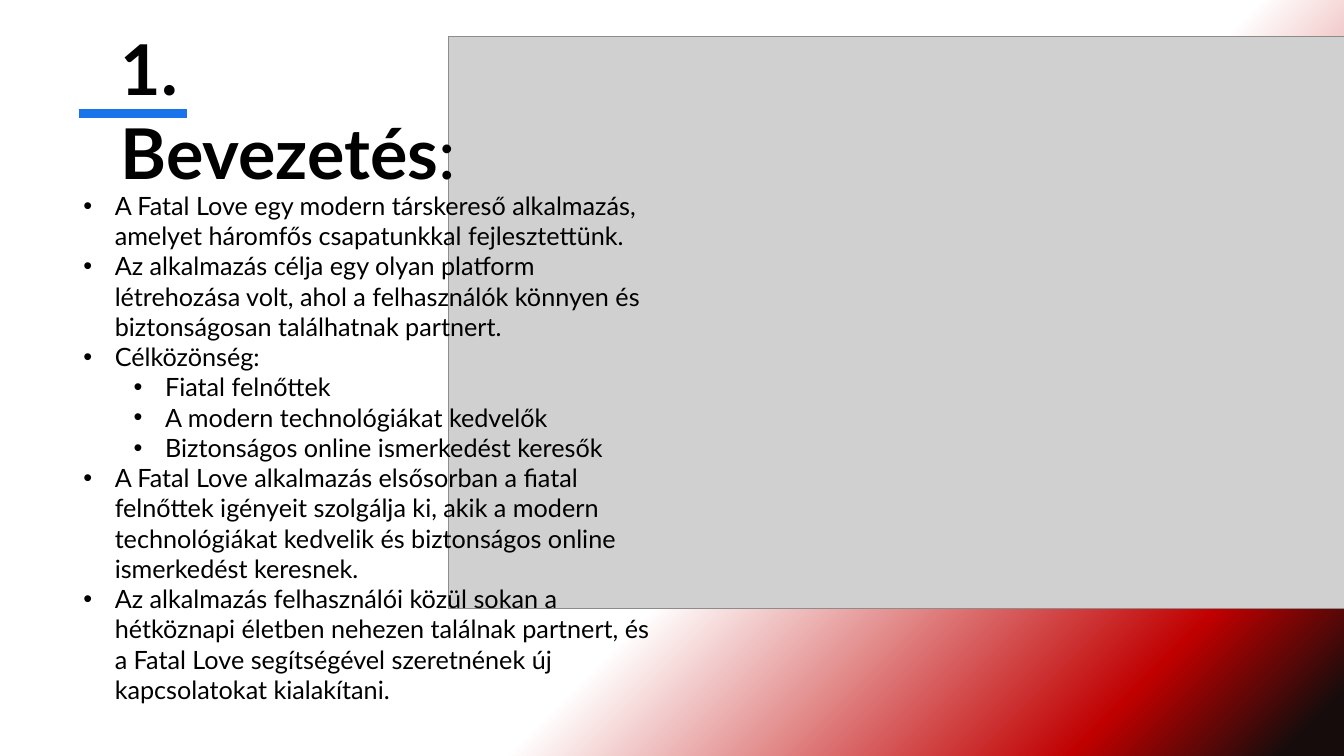
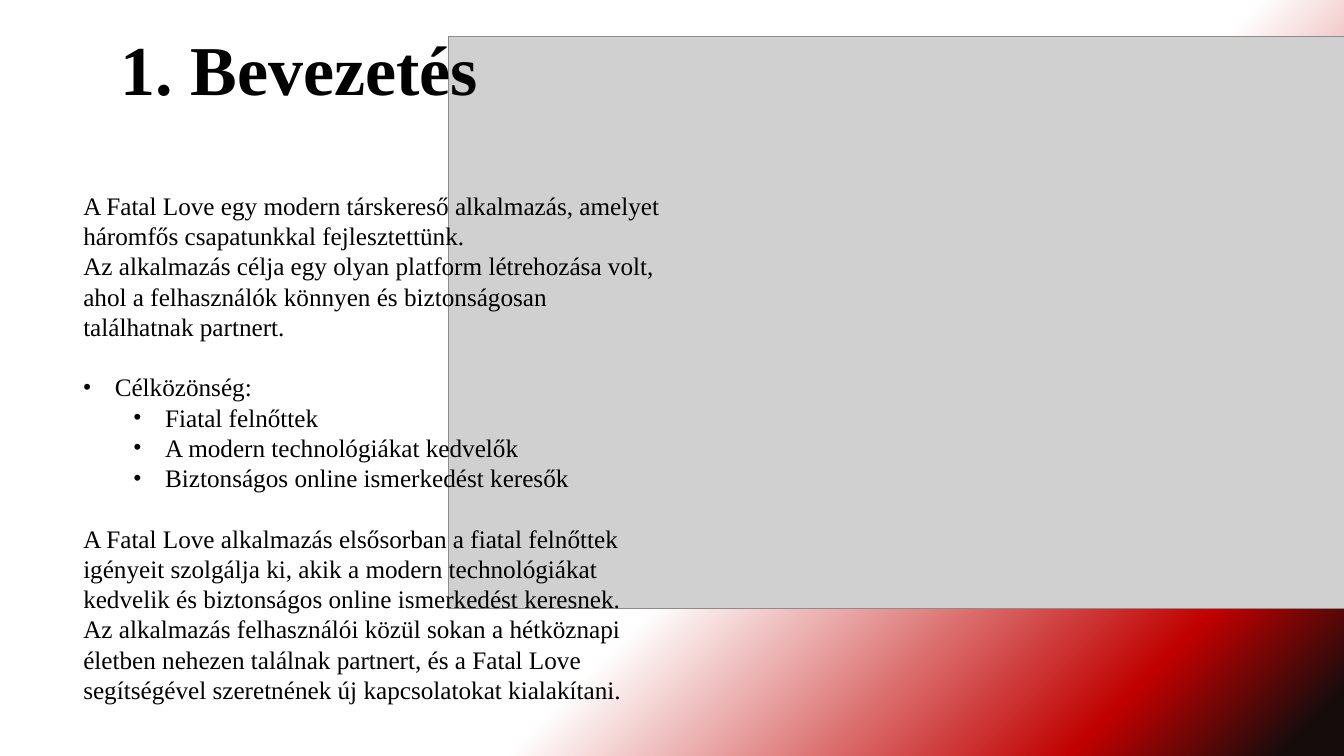
Before and after one commit to DerSandor/Tarskereso, a slide deck: slide 2 of FATAL LOVE.pptx. Drawn at 1344x756 pixels with LibreOffice and Linux fonts; fonts in the diff are those of the drawing; grey boxes stand for pictures. Boxes give left, top, right and bottom in pixels: in the first picture for what was removed or moved away, otherwise in the second. Text is boxed around its words. In the diff, an @@ line names an element or a change of style, - is before the commit and + after.

```diff
--- a/FATAL LOVE.pptx
+++ b/FATAL LOVE.pptx
@@ text at (x1=121, y1=40, x2=478, y2=108): text changed; font Lato to Times New Roman @@
-1. Bevezetés:
+1. Bevezetés
@@ line removed from (79, 114) to (187, 114) @@
@@ text "A Fatal Love egy modern ..." at (x1=83, y1=195, x2=659, y2=705): font Lato to Times New Roman; bullet • to none @@
```
Also in this commit, not shown: 13 other slides changed.
